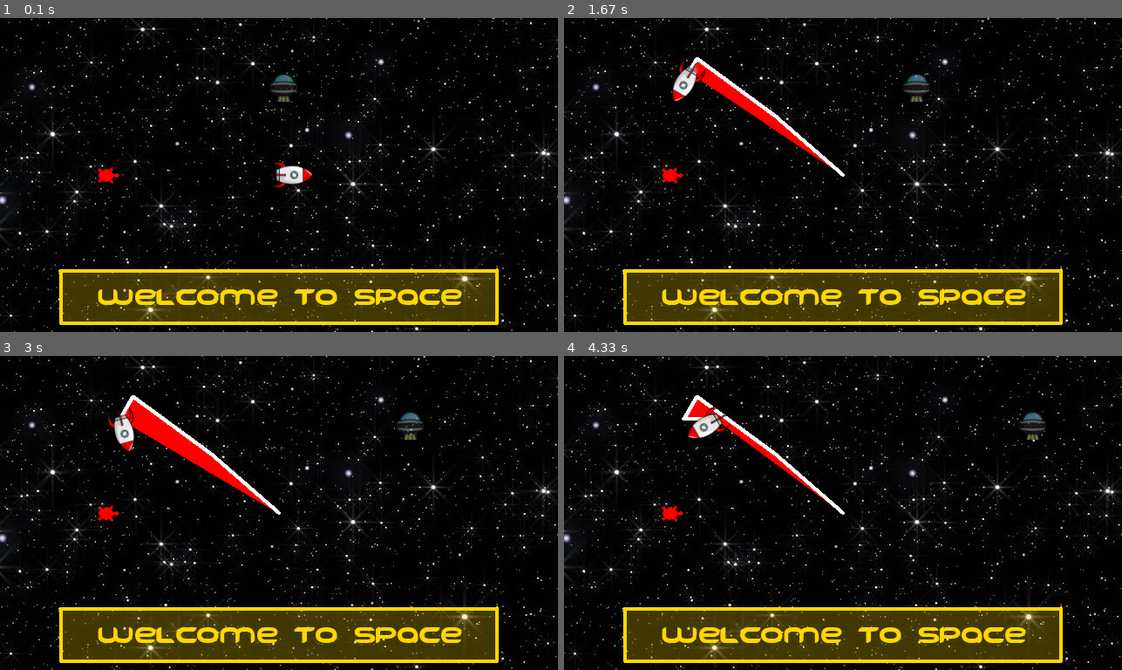
Above: before the commit, frames 1-4 (two rows, left to right).
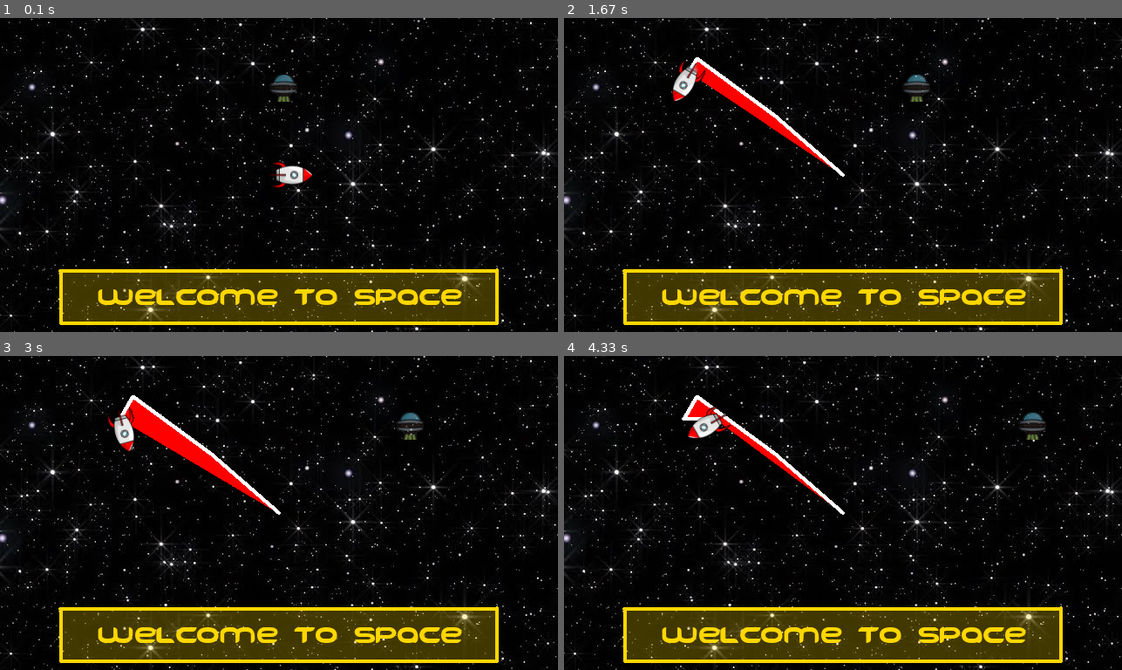
Above: after the commit, the same moments.

Repository: mrdevet/PygamePlus
Game: pygame game, started from pygameplus/demos/space.py
The game is run twice, just before and just after one commit, with the same random seed, the same clock (stepped at 60 frames per second) and the same inputs.
Inputs (mouse positions are in pixels of both pictures, inside the frame that each line leads up to):
- Up to frame 1 (0.1 s): no input
- Up to frame 2 (1.67 s): tap Space at 0.33 s; press the mouse at (854, 175) at 0.7 s; move the mouse to (776, 115) at 0.8 s; release the mouse at (697, 58) at 0.93 s; hold Right 1-1.47 s; hold Up from 1.5 s (still down)
- Up to frame 3 (3 s): release Up at 1.8 s; hold Right 1.83-2.3 s; hold Left 2.33-2.87 s; hold Left from 2.9 s (still down)
- Up to frame 4 (4.33 s): release Left at 3.3 s; hold Up 3.33-3.7 s; hold Right from 3.73 s (still down)

The runs differ from the first frame. In frame 1, 0.1% of the frame differs, in the area x 17-22%, y 47-53%; in frame 2, 0.1%; in frame 3, 0.1%; in frame 4, 0.1%.

Commit message:
Fixed the space demo to work properly

Diff:
--- a/pygameplus/demos/space.py
+++ b/pygameplus/demos/space.py
@@ -5,188 +5,153 @@
 from importlib import resources
 from pygameplus import *
 
-# def main ():
-# Set up the screen
-screen = Screen(640, 360, "PyGame Plus")
-screen.open()
+def main ():
+    global screen, ship
 
-# We can use image files that are not GIFs
-with resources.path("pygameplus.demos", "space.jpg") as image_path:
-    screen.background_image = image_path
+    # Set up the screen
+    screen = Screen(640, 360, "PyGame Plus")
+    screen.open()
 
-# # Create a "ship" turtle
-with resources.path("pygameplus.demos", "ship.png") as image_path:
-    ship_still_image = load_picture(image_path)
-with resources.path("pygameplus.demos", "ship2.png") as image_path:
-    ship_moving_image = load_picture(image_path)
+    # We can use image files that are not GIFs
+    with resources.path("pygameplus.demos", "space.jpg") as image_path:
+        screen.background_image = image_path
 
-ship = Painter(ship_still_image)
-screen.add(ship)
+    # # Create a "ship" turtle
+    with resources.path("pygameplus.demos", "ship.png") as image_path:
+        ship_still_image = load_picture(image_path)
+    with resources.path("pygameplus.demos", "ship2.png") as image_path:
+        ship_moving_image = load_picture(image_path)
 
-# We can scale the image of a turtle.  In this example,
-# the ship's image is scaled by a factor of 0.1 (or 10%)
-ship.smooth = True
-ship.scale_factor = 0.1
+    ship = Painter(ship_still_image)
+    screen.add(ship)
 
-# The image for a turtle can be rotated.  This function
-# sets that the image should rotate whenever the turtle's
-# heading changes
-ship.rotates = True
-ship.anchor = 0, -125
+    # We can scale the image of a turtle.  In this example,
+    # the ship's image is scaled by a factor of 0.1 (or 10%)
+    ship.smooth = True
+    ship.scale_factor = 0.1
 
-# Tilt the image so that the ship points in the same direction
-# as the heading
-ship.tilt = -90
+    # The image for a turtle can be rotated.  This function
+    # sets that the image should rotate whenever the turtle's
+    # heading changes
+    ship.rotates = True
+    ship.anchor = 0, -125
 
-ship.line_width = 5
-ship.fill_color = "red"
-ship.line_color = "white"
-ship.fill_as_moving = True
+    # Tilt the image so that the ship points in the same direction
+    # as the heading
+    ship.tilt = -90
 
-# Function that ends the program
-def esc ():
-    stop_event_loop()
+    ship.line_width = 5
+    ship.fill_color = "red"
+    ship.line_color = "white"
+    ship.fill_as_moving = True
 
-# Function that checks if the ship is off the screen and
-# moves it to the other side
-def wrap_around ():
-    if ship.x >= 345:
-        ship.x = -345
-    elif ship.x <= -345:
-        ship.x = 345
-    if ship.y >= 205:
-        ship.y = -205
-    elif ship.y <= -205:
-        ship.y = 205
+    # Function that ends the program
+    def esc ():
+        stop_event_loop()
 
-# Function that moves the ship forward
-def on_up ():
-    ship.move_forward(2)
-    wrap_around()
+    # Function that checks if the ship is off the screen and
+    # moves it to the other side
+    def wrap_around ():
+        if ship.x >= 345:
+            ship.x = -345
+        elif ship.x <= -345:
+            ship.x = 345
+        if ship.y >= 205:
+            ship.y = -205
+        elif ship.y <= -205:
+            ship.y = 205
 
-# Function that turns the ship left
-def on_left ():
-    ship.turn_left(5)
+    # Function that moves the ship forward
+    def on_up ():
+        ship.move_forward(2)
+        wrap_around()
 
-# Function that turns the ship right
-def on_right ():
-    ship.turn_right(5)
+    # Function that turns the ship left
+    def on_left ():
+        ship.turn_left(5)
 
-# Function that changes the ship to the moving image
-def start_ship ():
-    ship.picture = ship_moving_image
+    # Function that turns the ship right
+    def on_right ():
+        ship.turn_right(5)
 
-# Function that changes the ship to the stopped image
-def stop_ship ():
-    ship.picture = ship_still_image
+    # Function that changes the ship to the moving image
+    def start_ship ():
+        ship.picture = ship_moving_image
 
-# Function that starts and stops drawing
-def toggle_drawing ():
-    ship.filling = not ship.filling
-    ship.drawing = not ship.drawing
+    # Function that changes the ship to the stopped image
+    def stop_ship ():
+        ship.picture = ship_still_image
 
-def draw_dot ():
-    ship.dot(color="gold")
+    # Function that starts and stops drawing
+    def toggle_drawing ():
+        ship.filling = not ship.filling
+        ship.drawing = not ship.drawing
 
-def draw_stamp ():
-    ship.stamp()
+    def draw_dot ():
+        ship.dot(color="gold")
 
-# Bind the functions to keys
-screen.on_key_hold(on_up, "up")
-screen.on_key_hold(on_left, "left")
-screen.on_key_hold(on_right, "right")
-screen.on_key_press(start_ship, "up")
-screen.on_key_release(stop_ship, "up")
-screen.on_key_hold(esc, "escape")
-screen.on_key_press(toggle_drawing, "space")
-screen.on_key_press(draw_dot, "d")
-screen.on_key_press(draw_stamp, "s")
+    def draw_stamp ():
+        ship.stamp()
 
-# Create a "ufo" turtle
-with resources.path("pygameplus.demos", "ufo.png") as image_path:
-    ufo = Sprite(image_path)
-screen.add(ufo)
-ufo.smooth = True
-ufo.scale_factor = 0.25
-ufo.position = (0, 100)
-ufo.opacity = 0.5
+    # Bind the functions to keys
+    screen.on_key_hold(on_up, "up")
+    screen.on_key_hold(on_left, "left")
+    screen.on_key_hold(on_right, "right")
+    screen.on_key_press(start_ship, "up")
+    screen.on_key_release(stop_ship, "up")
+    screen.on_key_hold(esc, "escape")
+    screen.on_key_press(toggle_drawing, "space")
+    screen.on_key_press(draw_dot, "d")
+    screen.on_key_press(draw_stamp, "s")
 
-# Function that moves the ufo forward
-def move_ufo ():
-    ufo.move_forward(1)
-    if ufo.x >= 332:
-        ufo.x = -332
-    if ship.is_touching(ufo, method="mask"):
-        ship.position = (0, 0)
+    # Function that moves the ship on dragging it
+    def on_drag (x, y):
+        ship.position = (x, y)
 
-ufo.on_update(move_ufo)
+    # When the user drags the ship it moves
+    ship.on_drag(on_drag)
 
-# # Create a turtle to write text to the screen
-writer = Painter()
-screen.add(writer)
-writer.line_width = 5
-writer.line_color = "gold"
-writer.fill_color = (255, 215, 0, 63)
-writer.position = (-250, -110)
-writer.begin_line()
-writer.begin_fill()
-writer.walk_path([(-250, -170), (250, -170), (250, -110), (-250, -110)])
-writer.end_fill()
-writer.end_line()
-writer.position = (0, -140)
-with resources.path("pygameplus.demos", "Freedom.ttf") as font_path:
-    writer.write("Welcome to Space", font=font_path, font_size=36)
+    # Create a "ufo" turtle
+    with resources.path("pygameplus.demos", "ufo.png") as image_path:
+        ufo = Sprite(image_path)
+    screen.add(ufo)
+    ufo.smooth = True
+    ufo.scale_factor = 0.25
+    ufo.position = (0, 100)
+    ufo.opacity = 0.5
 
-def on_drag (x, y):
-    ship.position = (x, y)
+    # Function that moves the ufo forward
+    def move_ufo ():
+        ufo.move_forward(1)
+        if ufo.x >= 332:
+            ufo.x = -332
+        if ship.is_touching(ufo, method="mask"):
+            ship.position = (0, 0)
 
-ship.on_drag(on_drag)
+    ufo.on_update(move_ufo)
 
-turtle = Sprite("turtle")
-screen.add(turtle)
-turtle.position = (-200, 0)
-turtle.colors = "red"
-turtle.rotates = True
+    # # Create a turtle to write text to the screen
+    writer = Painter()
+    screen.add(writer)
+    writer.line_width = 5
+    writer.line_color = "gold"
+    writer.fill_color = (255, 215, 0, 63)
+    writer.position = (-250, -110)
+    writer.begin_line()
+    writer.begin_fill()
+    writer.walk_path([(-250, -170), (250, -170), (250, -110), (-250, -110)])
+    writer.end_fill()
+    writer.end_line()
+    writer.position = (0, -140)
+    with resources.path("pygameplus.demos", "Freedom.ttf") as font_path:
+        writer.write("Welcome to Space", font=font_path, font_size=36)
 
-# Function that moves the turtle forward
-def on_w ():
-    turtle.move_forward(2)
-    wrap_around()
+    screen.update()
 
-# Function that moves the turtle backward
-def on_s ():
-    turtle.move_backward(2)
-    wrap_around()
-
-# Function that turns the turtle left
-def on_a ():
-    turtle.turn_left(5)
-
-# Function that turns the turtle right
-def on_d ():
-    turtle.turn_right(5)
-
-screen.on_key_hold(on_w, "w")
-screen.on_key_hold(on_s, "s")
-screen.on_key_hold(on_a, "a")
-screen.on_key_hold(on_d, "d")
-
-screen.update()
-
-def wow ():
-    print("WOW")
-
-wow_id = screen.on_timer(wow, 1000, True)
-
-def cancel_wow ():
-    screen.cancel_timer(wow_id)
-
-screen.on_key_press(cancel_wow, "c")
-
-# Start the event loop
-start_event_loop(50)
+    # Start the event loop
+    start_event_loop(50)
 
 
-# # call the "main" function if running this script
-# if __name__ == "__main__":
-#     main()
+# call the "main" function if running this script
+if __name__ == "__main__":
+    main()
--- a/pygameplus/sprite.py
+++ b/pygameplus/sprite.py
@@ -216,6 +216,9 @@
         self._dirty_rotate = True
         self._dirty_mask = True
 
+        # Adjust the anchor if necessary
+        self.anchor = self._anchor
+
 
     @property
     def opacity (self):
